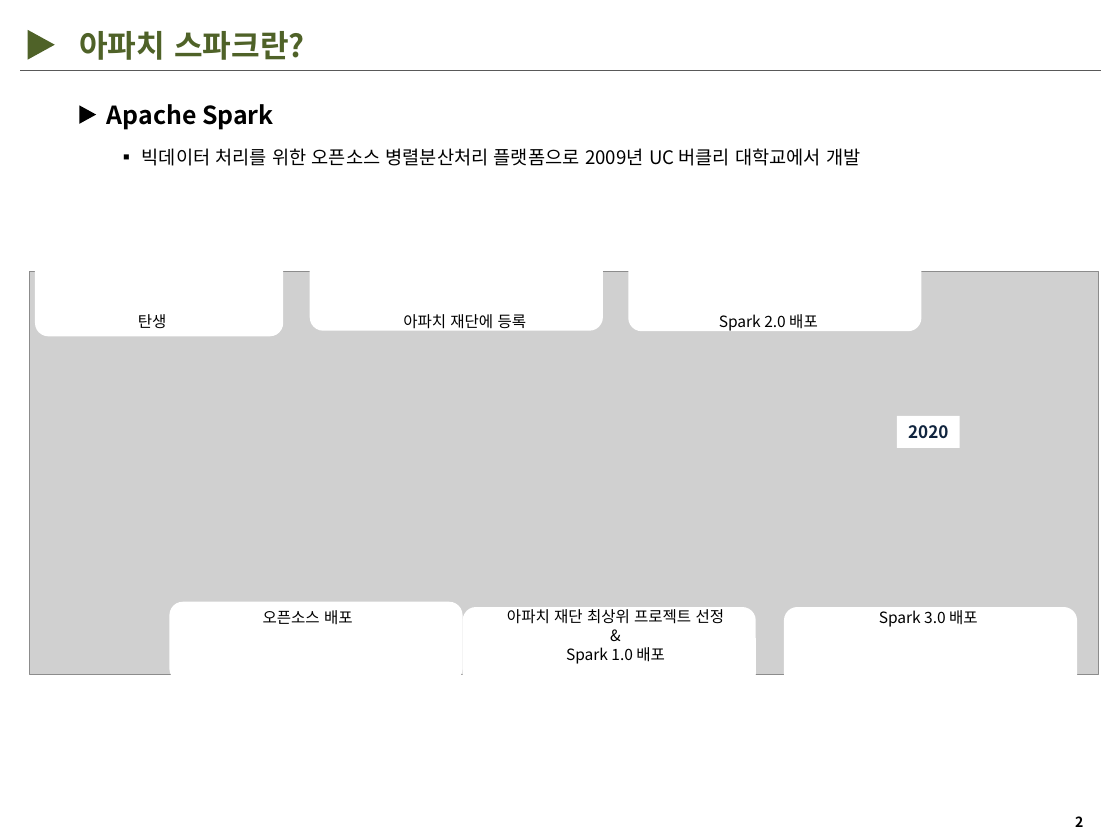
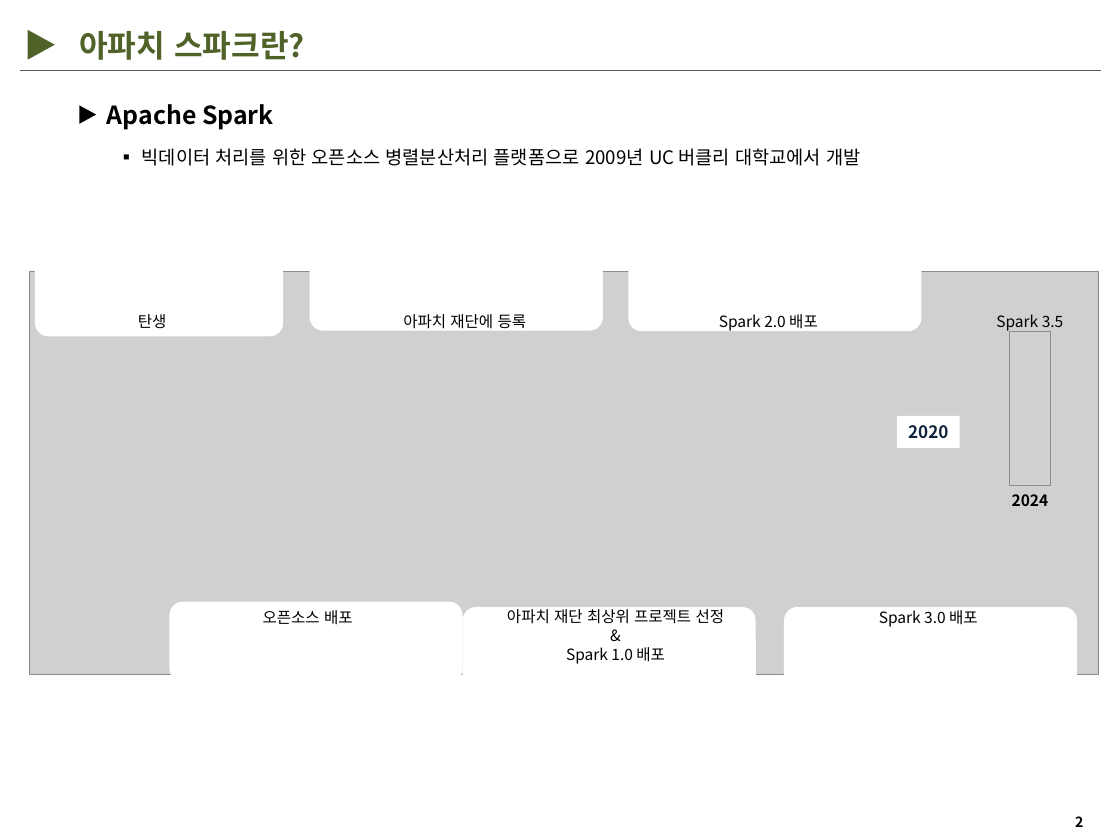
Before and after one commit to Hyunsoo-Ryan-Lee/DataEngineering-Lecture, a slide deck: slide 2 of ppt/[KDT강의]데이터 엔지니어링-2.pptx. Drawn at 1120x840 pixels with LibreOffice and Linux fonts; fonts in the diff are those of the drawing; grey boxes stand for pictures; background and template pictures are left out. Boxes give left, top, right and bottom in pixels: in the first picture for what was removed or moved away, otherwise in the second. Text is boxed around its words. In the diff, an @@ line names an element or a change of style, - is before the commit and + after.

```diff
--- a/ppt/[KDT강의]데이터 엔지니어링-2.pptx
+++ b/ppt/[KDT강의]데이터 엔지니어링-2.pptx
@@ text added at (x1=996, y1=314, x2=1064, y2=333), 10 pt, text #000000 @@
+Spark 3.5
@@ picture added at (x1=1010, y1=332, x2=1051, y2=485) @@
@@ text added at (x1=1012, y1=494, x2=1049, y2=506), 10 pt, text #000000, bold @@
+2024
```
Also in this commit, not shown: 11 other slides changed, 1 slide added, 46 other files.
